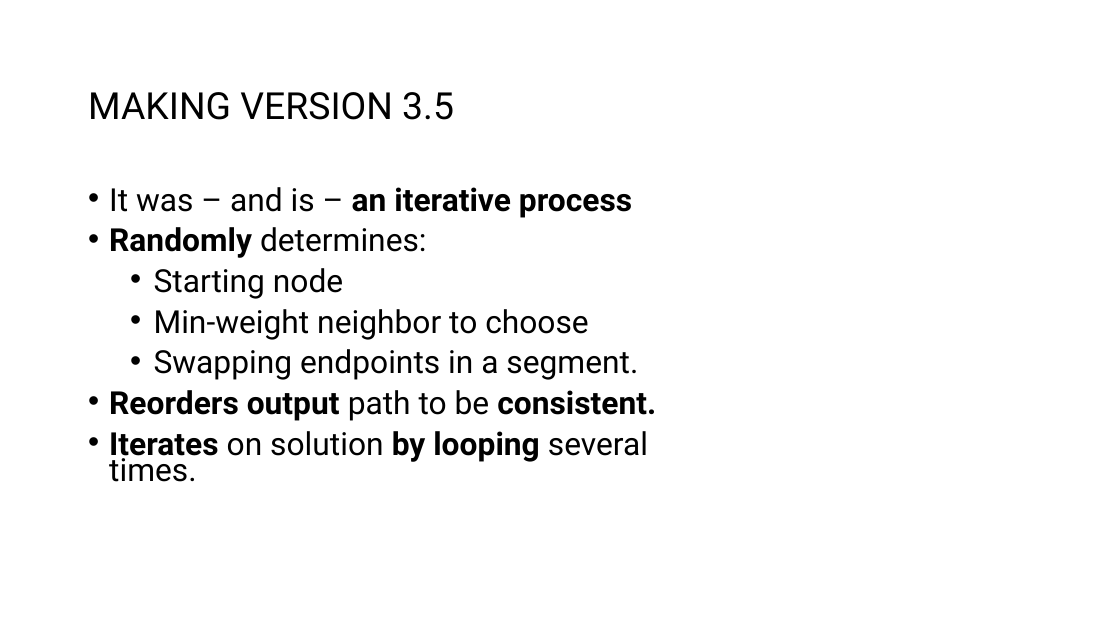
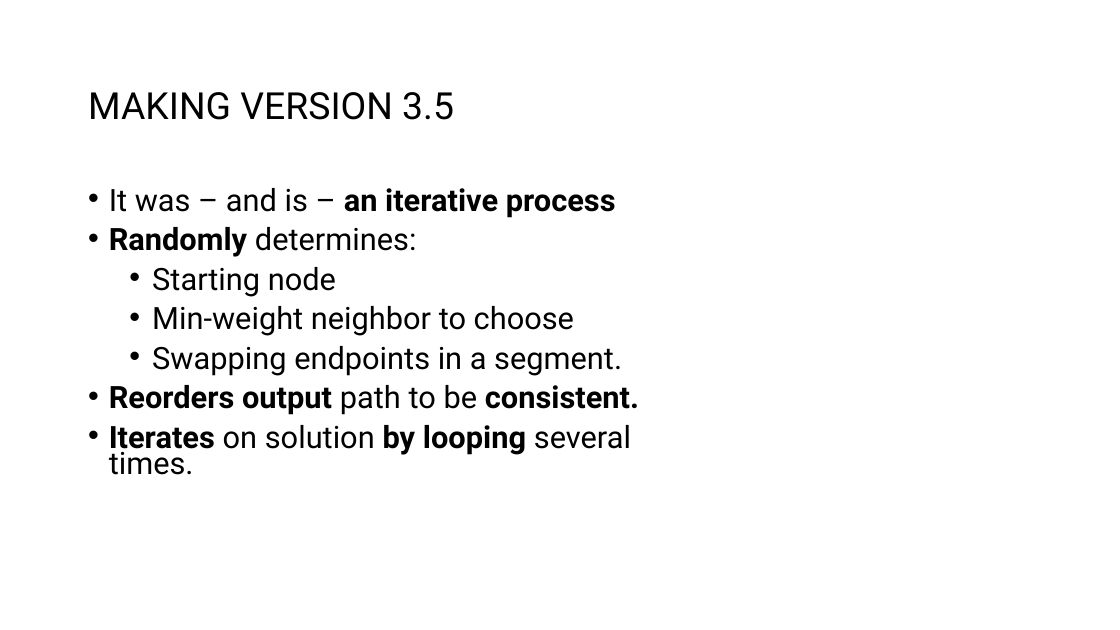
Before and after one commit to PictureOfGray/CS412-Team-NAME, a slide deck: slide 24 of presentations/TeamNAMETSP.pptx (slide 17 before the commit). Drawn at 1120x630 pixels with LibreOffice and Linux fonts; fonts in the diff are those of the drawing; background and template pictures are left out. Boxes give left, top, right and bottom in pixels: in the first picture for what was removed or moved away, otherwise in the second. Text is boxed around its words. In the diff, an @@ line names an element or a change of style, - is before the commit and + after.

```diff
--- a/presentations/TeamNAMETSP.pptx
+++ b/presentations/TeamNAMETSP.pptx
@@ text "It was – and is ..." at <box>109,188,639,475</box>: size 27.2 to 26.5 pt; indent changed; line spacing 0.7 to 0.72; less space between paragraphs @@
```
Also in this commit, not shown: 9 other slides changed, 7 slides added.
